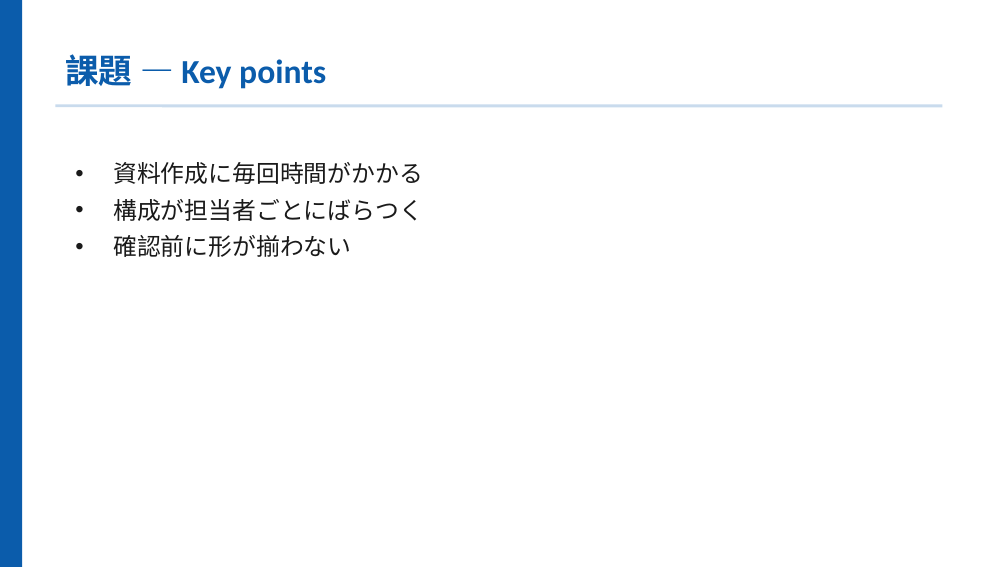
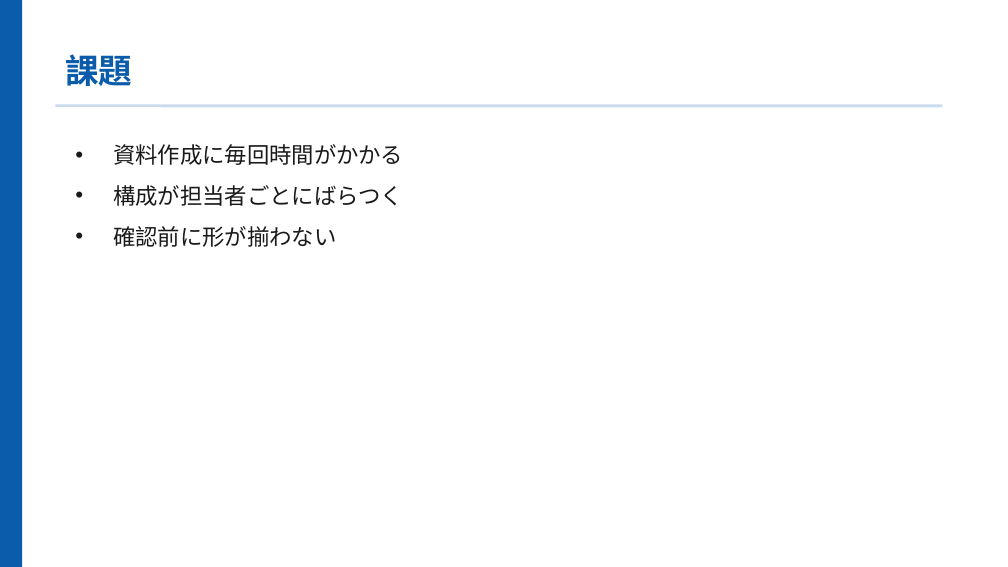
Before and after one commit to shenmixingye08-design/atlas-app, a slide deck: slide 4 of public/samples/sales-deck.pptx. Drawn at 1008x567 pixels with LibreOffice and Linux fonts; fonts in the diff are those of the drawing. Boxes give left, top, right and bottom in pixels: in the first picture for what was removed or moved away, otherwise in the second. Text is boxed around its words. In the diff, an @@ line names an element or a change of style, - is before the commit and + after.

```diff
--- a/public/samples/sales-deck.pptx
+++ b/public/samples/sales-deck.pptx
@@ text at <box>65,54,132,86</box>: text changed; font Calibri to Noto Sans CJK JP @@
-課題 — Key points
+課題
@@ text "資料作成に毎回時間がかかる": place and size @@
-text "資料作成に毎回時間がかかる" at <box>113,162,423,257</box>
+text "資料作成に毎回時間がかかる" at <box>113,144,403,247</box>
@@ text "資料作成に毎回時間がかかる" at <box>113,144,403,247</box>: size 17 to 16 pt, font Calibri to Noto Sans CJK JP; line spacing 26pt to 1; more space between paragraphs @@
```
Also in this commit, not shown: 10 other slides changed, 1 slide added, 3 slides removed, 12 other files.
